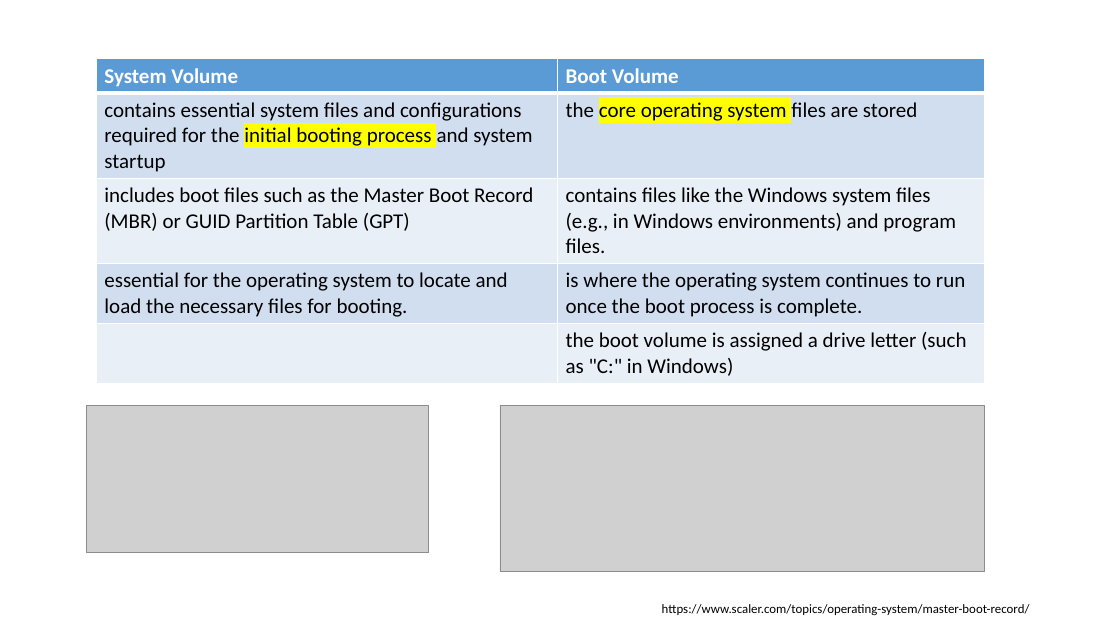
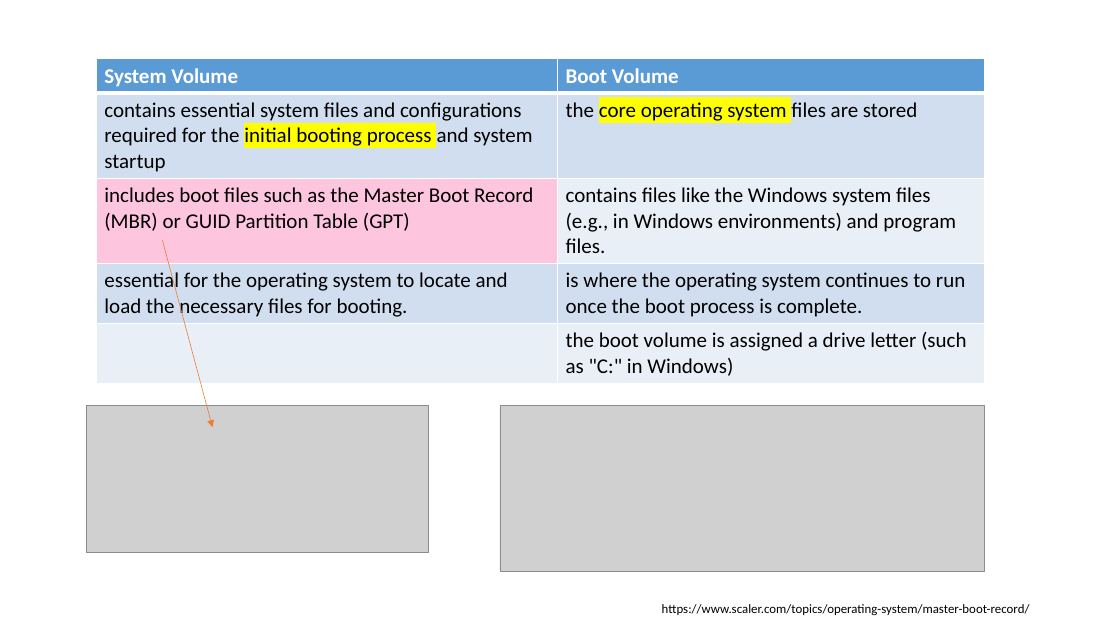
Before and after one commit to frankwxu/digital-forensics-lab, a slide deck: slide 18 of NIST_Data_Leakage_Case/NIST_Data_Leakage_00_Env_Setting.pptx. Drawn at 1120x630 pixels with LibreOffice and Linux fonts; fonts in the diff are those of the drawing; grey boxes stand for pictures; background and template pictures are left out. Boxes give left, top, right and bottom in pixels: in the first picture for what was removed or moved away, otherwise in the second. Text is boxed around its words. In the diff, an @@ line names an element or a change of style, - is before the commit and + after.

```diff
--- a/NIST_Data_Leakage_Case/NIST_Data_Leakage_00_Env_Setting.pptx
+++ b/NIST_Data_Leakage_Case/NIST_Data_Leakage_00_Env_Setting.pptx
@@ table at box(96, 59, 985, 380) @@
@@ fill #EAEFF7 to #FEC6DE in row 3, column 1 @@
@@ arrow added from (162, 239) to (213, 428), #ED7D31 0.5 pt @@
```
Also in this commit, not shown: 3 other slides changed, 1 slide added, 21 other files.
